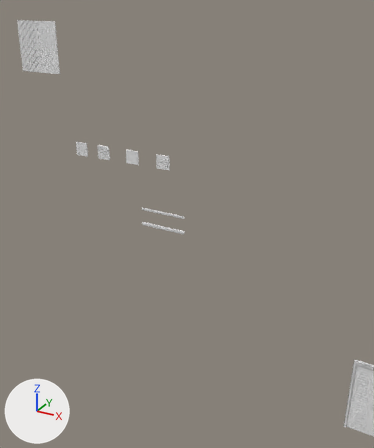
What one commit did to the Blender file generator/Roletowa/roletowa7.blend.
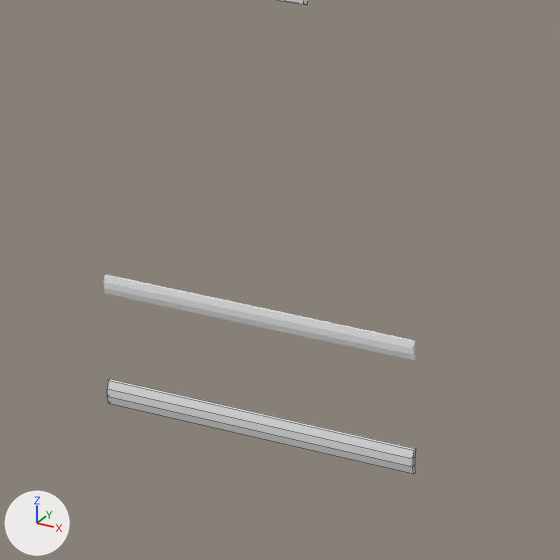
There are two pictures of each version: one from a 50 mm lens placed at (0.34, -11.6, 10.83), pointed at (-6.07, 0.07, 4.99), one close up on the part from 34% to 55% of the width and 38% to 55% of the height. The axes (+X, +Y, +Z) are drawn at lower left. The lights are the same throughout. The close-ups show mesh edges as thin lines.

Before the edit, the objects in view are built like this:
```python
me_cube_002 = bpy.data.meshes.new('Cube.002')
me_cube_002.from_pydata(...)  # 16 vertices, 14 faces; spans x -1.0..1.0, y -1.35..1.7, z -1.0..1.0
me_cube_006 = bpy.data.meshes.new('Cube.006')
me_cube_006.from_pydata(...)  # 16 vertices, 14 faces; spans x -1.0..1.0, y -2.05..1.0, z -1.0..1.0
ob_seg1 = bpy.data.objects.new('seg1', me_cube_002)
ob_seg1.location = (-6.827, -0.004, 5.193)
ob_seg1.scale = (0.7, 0.00622, 0.0385)
ob_seg2 = bpy.data.objects.new('seg2', me_cube_006)
ob_seg2.location = (-6.827, 0.0, 4.73)
ob_seg2.scale = (0.7, 0.00819, 0.05)
```
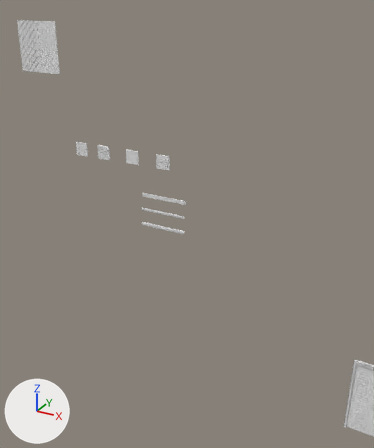
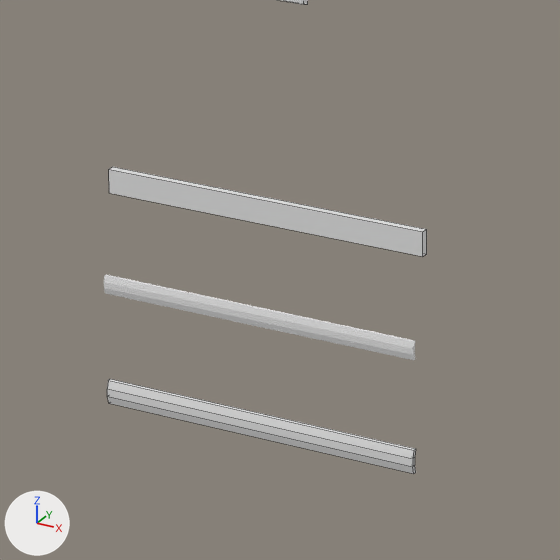
Commit message: Start - gładka brama poprawienie szyn nie ma przebicia dodanie cube.004 do blendów

The change, as JSON lines over the scene's bpy script:
```json
{"op": "add", "block": "me_cube_001", "code": ["me_cube_001 = bpy.data.meshes.new('Cube.001')", "me_cube_001.from_pydata(...)  # a box spanning x -0.2..0.2, y -0.2..0.2, z -0.2..0.2"]}
{"op": "add", "block": "ob_seg0", "code": ["ob_seg0 = bpy.data.objects.new('seg0', me_cube_001)", "ob_seg0.location = (-6.783, 0.0, 5.639)", "ob_seg0.scale = (3.5, 0.075, 0.25)"]}
```

Pixel boxes [x1, y1, x2, y2] of what changed, in the close-ups (560 x 560 px):
```json
{"object": "seg0", "change": "added", "after": [109, 167, 427, 257]}
```
